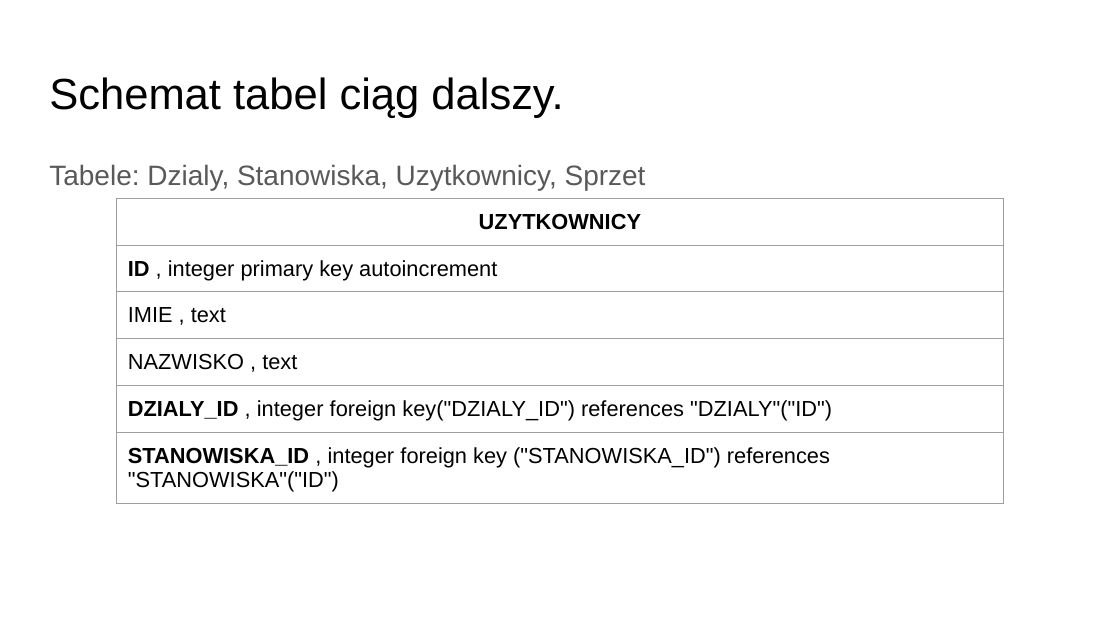
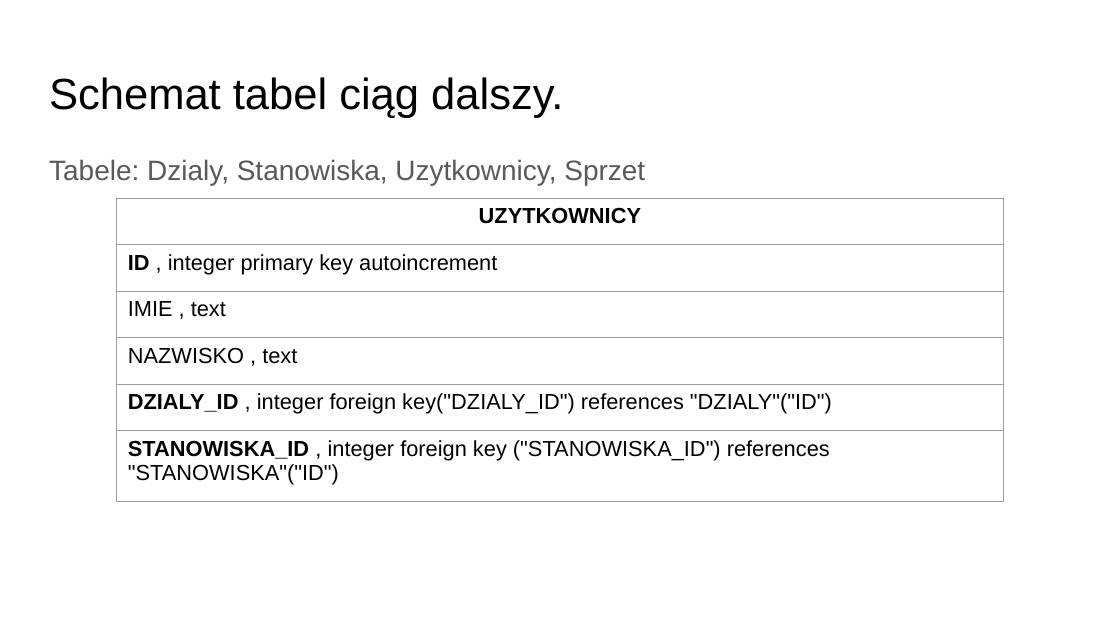
Before and after one commit to PrzemekN/wyposazenie, a slide deck: slide 4 of Projekt bazy danych Wyposazenie.pptx. Drawn at 1120x630 pixels with LibreOffice and Linux fonts; fonts in the diff are those of the drawing. Boxes give left, top, right and bottom in pixels: in the first picture for what was removed or moved away, otherwise in the second. Text is boxed around its words. In the diff, an @@ line names an element or a change of style, - is before the commit and + after.

```diff
--- a/Projekt bazy danych Wyposazenie.pptx
+++ b/Projekt bazy danych Wyposazenie.pptx
@@ text "Tabele: Dzialy, Stanowiska, Uzytkownicy, Sprzet" at bbox=[49, 159, 645, 185]: line spacing 1.15 to 1 @@
@@ table at bbox=[116, 198, 1004, 501] @@
@@ borders changed @@
```
Also in this commit, not shown: 7 other slides changed, 1 slide added, 1 other file.
